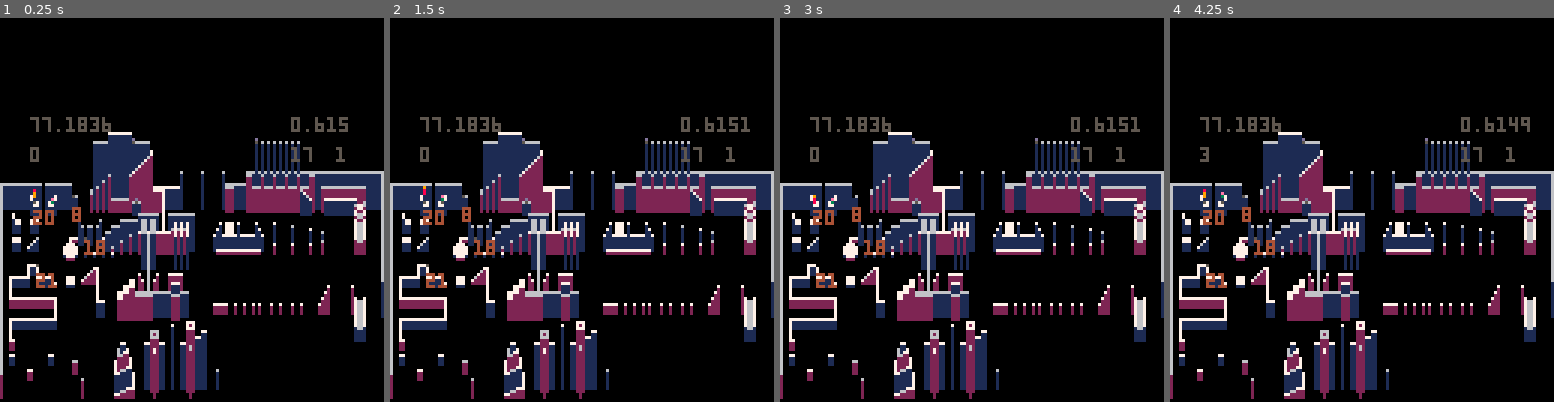
Above: before the commit, frames 1-4 (left to right).
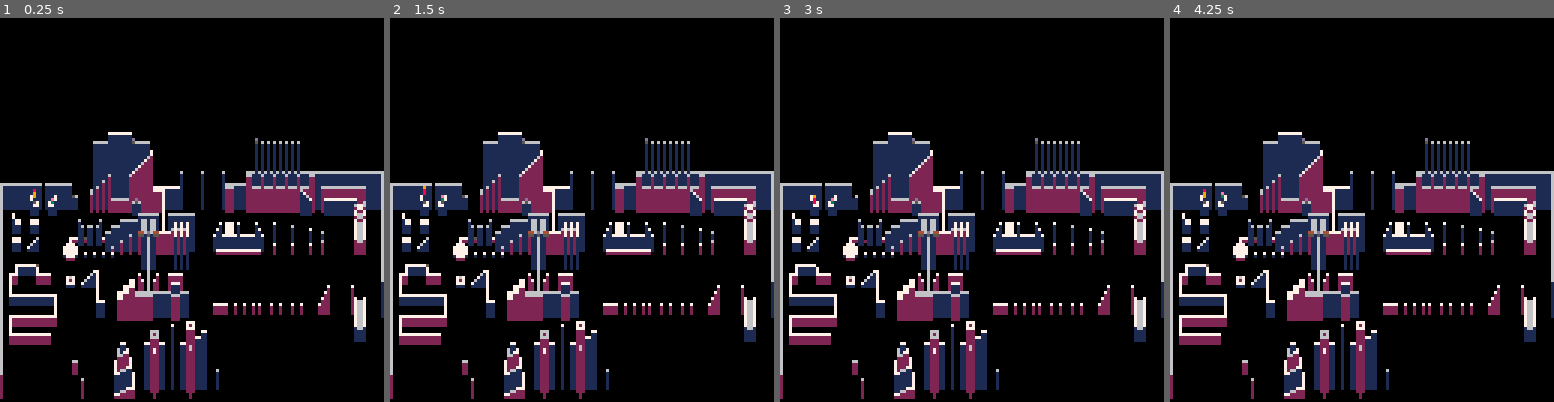
Above: after the commit, the same moments.

Repository: arnodick/tiny_parkour
Game: PICO-8 cartridge tinyp.p8
Two runs of this game, one before a commit and one after it. Both use one fixed random seed, a clock stepped at 60 frames per second and the inputs below.
Inputs:
- Up to frame 1 (0.25 s): no input
- Up to frame 2 (1.5 s): tap O (Z key) at 0.33, 0.7, 1.43 s; tap X (X key) at 1.07 s
- Up to frame 3 (3 s): tap X (X key) at 2.07, 2.4, 2.73 s; tap O (Z key) at 2.22 s
- Up to frame 4 (4.25 s): tap X (X key) every 0.33 s from 3.07 to 4.07 s; tap O (Z key) at 3.1, 3.98 s

The runs differ from the first frame. In frame 1, 3.3% of the frame differs, in the area x 2-91%, y 25-95%; in frame 2, 3.3%, in the area x 2-94%, y 25-95%; in frame 3, 3.3%; in frame 4, 3.3%.

Commit message:
jumping S puzzle

Diff:
--- a/tinyp.p8
+++ b/tinyp.p8
@@ -1,6 +1,7 @@
 pico-8 cartridge // http://www.pico-8.com
 version 4
 __lua__
+debug=false
 function items_i()
 	makeitem_s(16,14,-7,1,8,9,12,14,6,2,3)--1 stairs top left
 	makeitem(23,25,-2,1,8,9,4,25,23)--2 crossroad
@@ -24,10 +25,11 @@
 	makeitem(11,1,-3,1,8,9,3,22,0,0)--20 start easy
 	makeitem(12,22,-3,1,0,0,1,0,0,0)--21 s route secret
 	makeitem(5,7,-3,1,8,9,3,1,0,0)--22 2nd easy
-	makeitem(12,22,-3,1,8,9,4,0,0,0)--23 s route
+	makeitem(5,25,-1,1,8,9,8,27,0,0)--23 s route
 	makeitem(14,0,-10,1,10,11,24)--24 secret get!
-	makeitem(27,25,-3,1,8,9,4,4,5)--25 crossroad
+	makeitem(27,26,-3,1,8,9,4,4,5)--25 crossroad
 	makeitem(120,0,-13,1,8,9,4,0)--26 top innaccess
+	makeitem(16,45,-3,1,8,9,4,0,0,0)--27 s route
 	add(items,item_list[8])
 	add(items,item_list[18])
 	add(items,item_list[20])
@@ -35,6 +37,11 @@
 end
 
 function buttons_i()
+	makebutton(49, 20,-11,  								1,13,5,50, 2,22,15,1,true)
+	makebutton(46, 20,-11,  								1,4,5,50, 2,22,15,1,true)
+	makebutton(47, 20,-11,  								1,4,5,50, 2,22,15,1,true)
+	makebutton(52, 20,-11,  								1,4,5,50, 2,22,15,1,true)
+	makebutton(51, 20,-11,  								1,4,5,50, 2,22,15,1,true)
 	makebutton(45, 2, -mget(45,2),  1,13,5,49, 2,22,15,1,true)
 	makebutton(45, 2, -mget(45,2),  1,13,5,49, 1,22,15,1,true)
 	makebutton(44, 0, -mget(44,0),  1,13,5,122,1, 8,30,1,true)
@@ -49,6 +56,9 @@
 	makebutton(85, 0, -mget(85,0),  1,13,5,57, 0,22,10,1,true)
 	makebutton(85, 0, -mget(85,0),  1,13,5,50, 0,22,10,1,true)
 	makebutton(85, 0, -mget(85,0),  1,13,5,45, 0,23,10,1,true)
+	makebutton(18, 32,-mget(18,32), 1,13,5,19,32,3, 4, 1,false)
+
+
 	makebutton(91, 15,-mget(91,15), 1,13,5,91, 15,0,20,-1,false)
 	makebutton(97, 15,-mget(97,15), 1,13,5,97, 15,0,20,-1,false)
 	makebutton(103,15,-mget(103,15),1,13,5,103,15,0,20,-1,false)
@@ -60,6 +70,31 @@
 	makebutton(81,35,-mget(81,35),1,13,5,81,35,0,10,-1,false)
 	makebutton(90,35,-mget(90,35),1,13,5,90,35,0,10,-1,false)
 	makebutton(97,35,-mget(97,35),1,13,5,97,35,0,10,-1,false)
+	makebutton(3 ,25,-mget(3,25), 1,13,5,3, 25,0,12, -1,false)
+	makebutton(3 ,25,-mget(3,25), 1,13,5,3, 26,0,6, -1,false)
+	makebutton(3 ,25,-mget(3,25), 1,13,5,3, 27,0,10, -1,false)
+	makebutton(3 ,25,-mget(3,25), 1,13,5,3, 29,0,7, -1,false)
+	makebutton(3 ,25,-mget(3,25), 1,13,5,3, 30,0,8, -1,false)
+	makebutton(3 ,25,-mget(3,25), 1,13,5,3, 32,0,4, -1,false)
+	makebutton(3 ,25,-mget(3,25), 1,13,5,3, 28,0,4, -1,false)
+	makebutton(3 ,25,-mget(3,25), 1,13,5,3, 31,0,4, -1,false)
+	makebutton(10,32,-mget(10,32),1,13,5,10,32,0,12, -1,false)
+	makebutton(10,32,-mget(10,32),1,13,5,11,32,0,4, -1,false)
+	makebutton(10,32,-mget(10,32),1,13,5,12,32,0,6, -1,false)
+	makebutton(10,32,-mget(10,32),1,13,5,13,32,0,5, -1,false)
+	makebutton(10,32,-mget(10,32),1,13,5,14,32,0,4, -1,false)
+	makebutton(10,32,-mget(10,32),1,13,5,15,32,0,3, -1,false)
+	makebutton(10,32,-mget(10,32),1,13,5,16,32,0,2, -1,false)
+	makebutton(10,32,-mget(10,32),1,13,5,17,32,0,1, -1,false)
+	makebutton(11,22,-mget(11,22),1,13,5,5,22,0,4, -1,false)
+	makebutton(11,22,-mget(11,22),1,13,5,6,22,0,6, -1,false)
+	makebutton(11,22,-mget(11,22),1,13,5,7,22,0,5, -1,false)
+	makebutton(11,22,-mget(11,22),1,13,5,8,22,0,8, -1,false)
+	makebutton(11,22,-mget(11,22),1,13,5,9,22,0,2, -1,false)
+	makebutton(11,22,-mget(11,22),1,13,5,5,23,0,2, -1,false)
+	makebutton(11,22,-mget(11,22),1,13,5,5,24,0,2, -1,false)
+
+	bs=makebutton_s(3,39,-mget(3,39),1,8,9)
 end
 
 function makeactor(x,y,z,w,c1,c2)
@@ -130,6 +165,15 @@
 	b.pressed=false
 	add(buttons,b)
 	--return b
+end
+
+function makebutton_s(x,y,z,w,c1,c2)
+	local b=makeactor(x,y,z,w,c1,c2)
+	b.pressed=false
+	b.h={0,3}
+	b.switch=1
+	--add(buttons,b)
+	return b
 end
 
 function makesplat(x,y,xs,ys)
@@ -235,6 +279,65 @@
 	end
 end
 
+function dobutton_s(b)
+	local p=player[1]
+	if b.x==flr(p.x) and b.y==flr(p.y) and (flr(b.z)==flr(p.z)) then
+		if b.pressed==false then
+			b.pressed=true
+			b.z+=1
+			sfx(6,-1)
+		end
+	end
+	if b.pressed==true then
+		if timer%40==0 then
+			sfx(5,-1)
+			local h2=b.h[b.switch+1]
+			b.switch=bxor(b.switch,1)
+			--b.switch=b.switch+1
+			--if b.switch>2 then b.switch=1 end
+			local h1=b.h[b.switch+1]
+			mset(15,50,h1)
+			mset(15+1,50,h1)
+			mset(15,50+1,h1)
+			mset(15+1,50+1,h1)
+			mset(9,50,h2)
+			mset(9+1,50,h2)
+			mset(9,50+1,h2)
+			mset(9+1,50+1,h2)
+			mset(3,50,h1)
+			mset(3+1,50,h1)
+			mset(3,50+1,h1)
+			mset(3+1,50+1,h1)
+
+			mset(15,56,h2)
+			mset(15+1,56,h2)
+			mset(15,56+1,h2)
+			mset(15+1,56+1,h2)
+			mset(9,56,h1)
+			mset(9+1,56,h1)
+			mset(9,56+1,h1)
+			mset(9+1,56+1,h1)
+			mset(3,56,h2)
+			mset(3+1,56,h2)
+			mset(3,56+1,h2)
+			mset(3+1,56+1,h2)
+
+			mset(15,62,h1)
+			mset(15+1,62,h1)
+			mset(15,62+1,h1)
+			mset(15+1,62+1,h1)
+			mset(9,62,h2)
+			mset(9+1,62,h2)
+			mset(9,62+1,h2)
+			mset(9+1,62+1,h2)
+			mset(3,62,h1)
+			mset(3+1,62,h1)
+			mset(3,62+1,h1)
+			mset(3+1,62+1,h1)
+		end
+	end
+end
+
 function drawactor(a)
  pset(a.x,a.y-mget(a.x,a.y),5)
  pset(a.x,a.y+a.z,a.c2)
@@ -262,7 +365,8 @@
  pset(i.x,i.y+i.z,i.c1)
  pset(i.x,i.y-1+i.z,i.c1)
  pset(i.x,i.y-2+i.z,i.c2)
-	print(i.n+1,i.x,i.y,4)
+ if debug==true then
+	print(i.n+1,i.x,i.y,4)end
 end
 
 function _init()
@@ -319,29 +423,31 @@
 	foreach(buttons,drawbutton)
 
 	--debug
+	if debug==true then
 	print(stat(0),10,-30)
 	print(p.x,mw-30,-20)
 	print(p.y,mw-15,-20)
 	print(stat(1),mw-30,-30)
 	--print(mget(p.x,p.y),10,-20)
-	print(p.fall,10,-20)
+	print(p.fall,10,-20)end
 end
 
 function _update()
 	foreach(player,doplayer)
 	foreach(items,doitem)
 	foreach(buttons,dobutton)
+	dobutton_s(bs)
 	timer+=1
 end
 
 __gfx__
 00000600000000000000000000000000000000000000000000000000000000000008000000000000000000000000000000000000000000000000000000000000
-60006000008000008888800088888000080800008888800088888800888880000888880008888800080008800800000000000000080088800008008000000000
-66060000008000000000800000008000080800008000000080000000000080000800088008008000080008800800000000080888080000800808808008088880
-06600000008000008888800088888000088800008888800080000000000080000880080008008800080080800800800000080008080088800800808008080000
-00660000008000008000000000008000000800000000800088888800000880000088888008888800080080880800800000080888080000800800888008088880
-06066000008000008888800000008000000800008000800080000800008800000880008000000800088080080800800000080800080008800800008008000080
-66006000000000000000000088888000000800008888800088888800008000000880888000000800088088880000800000080800000088000800008008088880
+60006000008000008888800008888800080800008888800088888800888880000888880008888800080008800800000000000000080088800008008000000000
+66060000008000000000800000000800080800008000000080000000000080000800088008008000080008800800000000080888080000800808808008088880
+06600000008000008888800008888800088800008888800080000000000080000880080008008800080080800800800000080008080088800800808008080000
+00660000008000008000000000000800000800000000800088888800000880000088888008888800080080880800800000080888080000800800888008088880
+06066000008000008888800000000800000800008000800080000800008800000880008000000800088080080800800000080800080008800800008008000080
+66006000000000000000000008888800000800008888800088888800008000000880888000000800088088880000800000080800000088000800008008088880
 00000600000000000000000000000000000000000000000000000000008000000088880000008800000000000000800000080888000000000000000000000000
 00000000000000000000000000000000000000000000000000000000888088880000000000000000000000000000800000080000000000000000000000000000
 08008888080888808088880080888800888088808880880888808880008000088888080888880888000000000000800000080000000000000000000000000000
@@ -399,9 +505,9 @@
 00000000000000000000000000000000000000000000000000000000000000000000000000000000000000000000000000000000000000000000000000000000
 00000000000000000000000000000000000000000000000000000000000000000000000000000000000000000000000000000000000000000000000000000000
 00000000000000000000000000000000000000000000000000000000000000000000000000000000000000000000000000000000000000000000000000000000
-80000030000000000000000000000000000000000000000000000000000000005000000000000000000000000000000000800000000000000000000000000000
+80000030303030303030303030303030303030000000000000000000000000005000000000000000000000000000000000800000000000000000000000000000
 000000000000000000000000000000000000000000000000000000000000000000000000000000000000000000000000000000000000000000000000000000c0
-80000030303030303030303030303030303030000000000000000000000000005000000000000000000000000000000000800000000000000000000000000000
+80000000000000000000000000000000000030000000000000000000000000005000000000000000000000000000000000800000000000000000000000000000
 000000000000000000000000000000000000000000000000000000000000000000000000000000000000000000000000000000000000000000000000000000c0
 80000000000000000000000000000000000030000000000000000000000000005000000000000000000000000000000000800000000000000000000000000000
 000000000000000000000000000000000000000000000000000000000000000000000000000000000000000000000000000000000000000000000000000000c0
@@ -410,8 +516,6 @@
 80000000000000000000000000000000000030000000000000000000000000005050500000000070709090b0b0808080808080808080808080b0b0b080808000
 000000000000000000000000000000000000000000000000000000000000000000000000000000000000000000000000000000000000504040500000000000c0
 80000000000000000000000000000000000030000000000000000000000000000000000000000070709090b0b080808080808000000000000080808000000000
-00000000000000000000000000000000000000000000000000000000000000000000000000000000000000000000000000000000000050404050000000000000
-80000000000000000000000000000000000030000000000000000000000000000000000000000000000000000000000000000000000000000000000000000000
 00000000000000000000000000000000000000000000000000000000000000000000000000000000000000000000000000000000000050404050000000000000
 80000000000000000000000000000000000030000000000000000000000000000000000000000000000000000000000000000000000000000000000000000000
 00000000000000000000000000000000000000000000000000000000000000000000000000000000000000000000000000000000000050404050000000000000
@@ -426,20 +530,22 @@
 80000030000000000000000000000000000000000000000000000000000000000000000000000000000000000000000000000000000000000000000000000000
 00000000000000000000000000000000000000000000000000000000000000000000000000000000000000000000000000000000000050404050000000000000
 80000030000000000000000000000000000000000000000000000000000000000000000000000000000000000000000000000000000000000000000000000000
-00000000000000000000000000000000000000000000000000000000000000000000000000000000000000000000000000000000000000000000000000000000
-80000030000000000000000000000000000000000000000000000000000000000000000000000000000000000000000000000000000000000000000000000000
-00000000000000000000000000000000000000000000000000000000000000000000000000000000000000000000000000000000000000000000000000000000
-80000030300000000000000000000000000000000000000000000000000000000000000000000000000000000000000000000000000000000000000000000000
-00000000000000000000000000000000000000000000000000000000000000000000000000000000000000000000000000000000000000000000000000000000
-80000000000000000000000000000000000000000000000000000000000000000000000000000000000000000000000000000000000000000000000000000000
-00000000000000000000000000000000000000000000000000000000000000000000000000000000000000000000000000000000000000000000000000000000
-80000000000000000000000000000000000000000000000000000000000000000000000000000000000000000000000000000000000000000000000000000000
-00000000000000000000000000000000000000000000000000000000000000000000000000000000000000000000000000000000000000000000000000000000
-80000000000000000000000000000000000000000000000000000000000000000000000000000000000000000000000000000000000000000000000000000000
-00000000000000000000000000000000000000000000000000000000000000000000000000000000000000000000000000000000000000000000000000000000
-80000000000000000000000000000000000000000000000000000000000000000000000000000000000000000000000000000000000000000000000000000000
-00000000000000000000000000000000000000000000000000000000000000000000000000000000000000000000000000000000000000000000000000000000
-80000030300000000000000000000000303000000000000000000000000000000000000000000000000000000000000000000000000000000000000000000000
+00000000000000000000000000000000000000000000000000000000000000000000000000000000000000000000000000000000000050404050000000000000
+80000030303030303030303030303030300000000000000000000000000000000000000000000000000000000000000000000000000000000000000000000000
+00000000000000000000000000000000000000000000000000000000000000000000000000000000000000000000000000000000000000000000000000000000
+80000000000000000000000000000000000000000000000000000000000000000000000000000000000000000000000000000000000000000000000000000000
+00000000000000000000000000000000000000000000000000000000000000000000000000000000000000000000000000000000000000000000000000000000
+80000000000000000000000000000000000000000000000000000000000000000000000000000000000000000000000000000000000000000000000000000000
+00000000000000000000000000000000000000000000000000000000000000000000000000000000000000000000000000000000000000000000000000000000
+80000000000000000000000000000000000000000000000000000000000000000000000000000000000000000000000000000000000000000000000000000000
+00000000000000000000000000000000000000000000000000000000000000000000000000000000000000000000000000000000000000000000000000000000
+80000000000000000000000000000000000000000000000000000000000000000000000000000000000000000000000000000000000000000000000000000000
+00000000000000000000000000000000000000000000000000000000000000000000000000000000000000000000000000000000000000000000000000000000
+80000000000000000000000000000000000000000000000000000000000000000000000000000000000000000000000000000000000000000000000000000000
+00000000000000000000000000000000000000000000000000000000000000000000000000000000000000000000000000000000000000000000000000000000
+80000000000000000000000000000000000000000000000000000000000000000000000000000000000000000000000000000000000000000000000000000000
+00000000000000000000000000000000000000000000000000000000000000000000000000000000000000000000000000000000000000000000000000000000
+80000000000000000000000000000000000000000000000000000000000000000000000000000000000000000000000000000000000000000000000000000000
 00000000000000000000000000000000000000000000000000000000000000000000000000000000000000000000000000000000000000000000000000000000
 80000000000000000000000000000000000000000000000000000000000000000000000000000000000000000000000000000000000000000000000000000000
 00000000000000000000000000000000000000000000000000000000000000000000000000000000000000000000000000000000000000000000000000000000
@@ -449,7 +555,7 @@
 00000000000000000000000000000000000000000000000000000000000000000000000000000000000000000000000000000000000000000000000000000000
 80000000000000000000000000000000000000000000000000000000000000000000000000000000000000000000000000000000000000000000000000000000
 00000000000000000000000000000000000000000000000000000000000000000000000000000000000000000000000000000000000000000000000000000000
-800000000000000000303000000000000000000000000000000000000000000000000000000000000000000000000000000000f0000000000000000000000000
+800000000000000000000000000000000000000000000000000000000000000000000000000000000000000000000000000000f0000000000000000000000000
 00000000000000000000000000000000000000000000000000000000000000000000000000000000000000000000000000000000000000000000000000000000
 800000000000000000000000000000000000000000000000000000000000000000000000000070707060504030000000000000f0000000000000000000000000
 00000000000000000000000000000000000000000000000000000000000000000000000000000000000000000000000000000000000000000000000000000000
@@ -489,11 +595,11 @@
 08000000000000000000000000000000000000000000000000000000000000000000000000000000000000000000000c0c080c0c0000000000000b000b000b000000000000000000000000000000000000000000000000000000000000000000000000000000000000000000000000000000000000000000000000000000000c
 08000000000000000000000000000000000000000000000000000000000000000000000000000000000000000000000c0c080c0c0000000000000b000b000b000000000000000000000000000000000000000000000000000000000000000000000000000000000000000000000000000000000000000000000000000000000c
 080000000000000000000000000000000000000000000000000000000000000000000000000000000000000000000000000800000000000000000000000000000000000000000000000000000000000000000000000000000000000000000000000000000000000000000000000000000000000000000000000000000000000c
-080000000000000000030303030000000000000000000000000000000000000000000000000000000000000000000000000800000000000000000000000000000000000000000000000000000000000000000000000000000000000000000000000000000000000000000000000000000000000000000000000000000000000c
-080000000000000000030000030000000000000000000000000000000000000000000000000000000000000000000000000800000000000000000000000000000000000000000000000000000000000000000000000000000000000000000000000000000000000000000000000000000000000000000000000000000000000c
-080000000000000000030000030000000000000000000101010000000000000000000000000000000000000000000000000800000000000000000000000000000000000000000000000000000000000000000000000000000000000000000000000000000000000000000000000000000000000000000000000000000000000c
-080000000000000000030000030000000000000000000101010000010203040505000000000000000000000000000000000800000000000000000000000000000000000000000000000000000000000000000000000000000000000000000000000000000000000000000000000000000000000000000000000000000000000c
-080000030303030303030000030303030302010000000101010000000000000005000000000000000000000000000000000800000000000000000000000000000000000000000000000000000000000000000000000000000000000000000000000000000000000000000000000000000000000000000000000000000000000c
+080000000003030303030303030000000000000000000000000000000000000000000000000000000000000000000000000800000000000000000000000000000000000000000000000000000000000000000000000000000000000000000000000000000000000000000000000000000000000000000000000000000000000c
+080000000003000000000000030000000000000000000000000000000000000000000000000000000000000000000000000800000000000000000000000000000000000000000000000000000000000000000000000000000000000000000000000000000000000000000000000000000000000000000000000000000000000c
+080000000003000000000000030000000000000000000101010000000000000000000000000000000000000000000000000800000000000000000000000000000000000000000000000000000000000000000000000000000000000000000000000000000000000000000000000000000000000000000000000000000000000c
+080000030303000000000000030303030300000000000102010000000000000000000000000000000000000000000000000800000000000000000000000000000000000000000000000000000000000000000000000000000000000000000000000000000000000000000000000000000000000000000000000000000000000c
+080000030000000000000000000000000000000000000101010000010203040505000000000000000000000000000000000800000000000000000000000000000000000000000000000000000000000000000000000000000000000000000000000000000000000000000000000000000000000000000000000000000000000c
 080000030000000000000000000000000000000000000000000000000000000005000000000000000000000000000000000800000000000000000000000000000000000000000000000000000000000000000000000000000000000000000000000000000000000000000000000000000000000000000000000000000000000c
 080000030000000000000000000000000000000000000000000000000000000005000000000000000000000000000000000800000000000000000000000000000000000000000000000000000000000000000000000000000000000000000000000000000000000000000000000000000000000000000000000000000000000c
 080000030000000000000000000000000000000000000000000000000000000005000000000000000000000000000000000800000000000000000000000000000000000000000000000000000000000000000000000000000000000000000000000000000000000000000000000000000000000000000000000000000000000c
